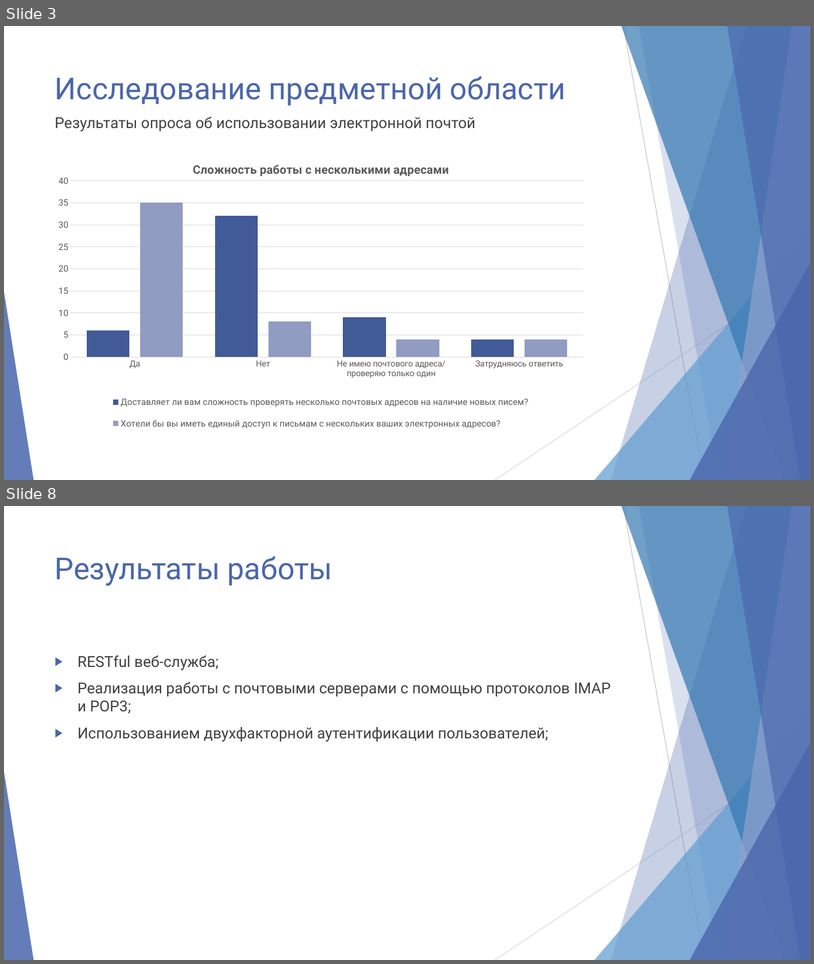
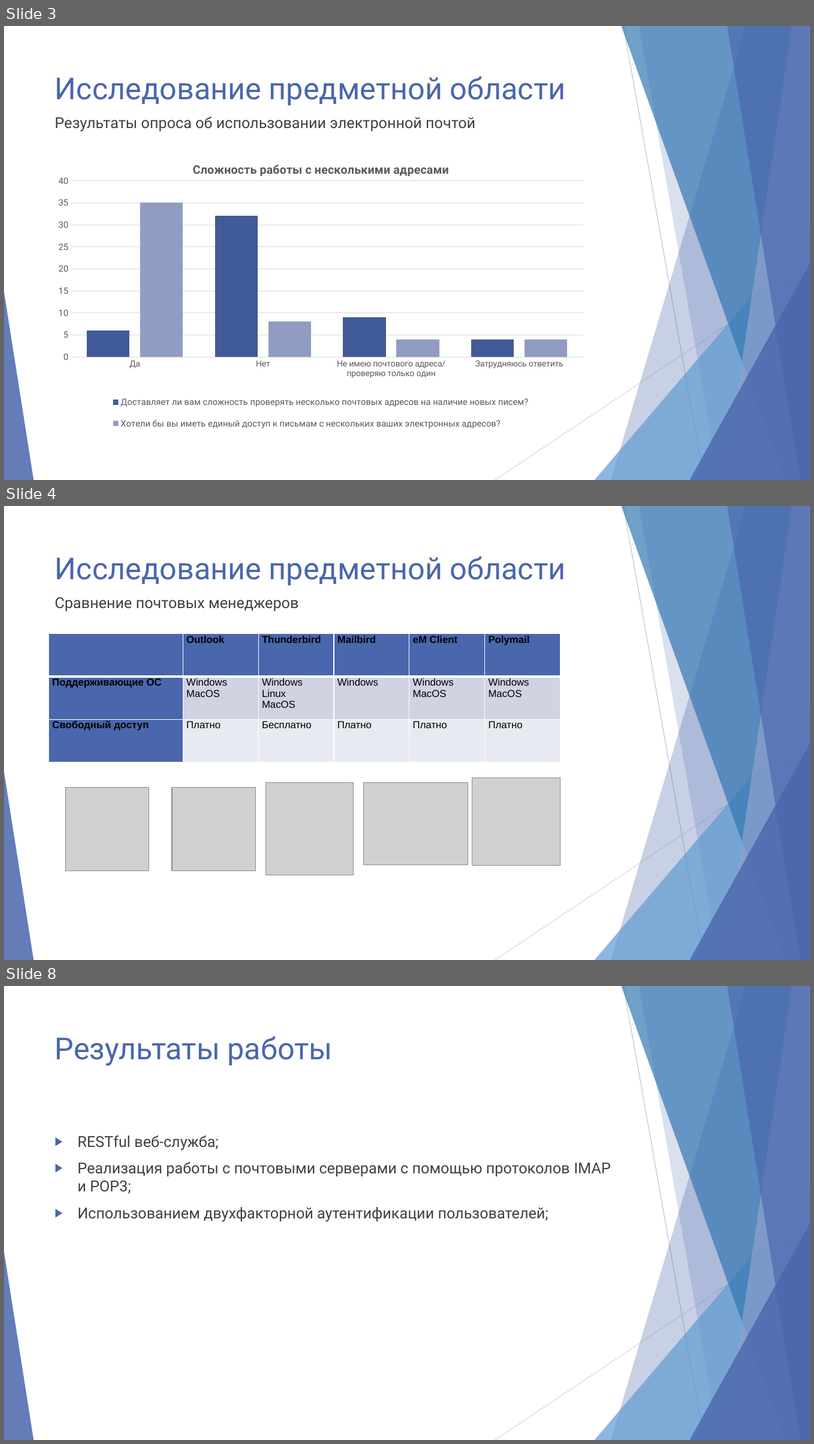
Before and after one commit to mJaJksJ/VCR, a slide deck: Конференция/Презентация.pptx. Shown one above the other, each under a label of ours: slides 3 and 8 before the commit, slides 3, 4 and 8 after it; the slides between them are not shown. The pictures are 814x964 and 814x1444 pixels, drawn with LibreOffice and Linux fonts; fonts in the diff are those of the drawing; grey boxes stand for pictures. Boxes give left, top, right and bottom in pixels: in the first picture for what was removed or moved away, otherwise in the second. Text is boxed around its words. In the diff, an @@ line names an element or a change of style, - is before the commit and + after.

```diff
--- a/Конференция/Презентация.pptx
+++ b/Конференция/Презентация.pptx
@@ slide 4 added at [4, 506, 810, 960], background #FFFFFF; not listed: 10 template elements that a slide beside it also shows @@
@@ title added at [55, 556, 566, 586], 36 pt, text #4A66AC @@
+Исследование предметной области
@@ text added at [55, 597, 299, 611], 18 pt, text #404040 @@
+Сравнение почтовых менеджеров
@@ table added at [49, 634, 561, 762], 3 rows, 6 columns @@
+ | Outlook | Thunderbird | Mailbird | eM Client | Polymail
+Поддерживающие ОС | Windows / MacOS | Windows / Linux / MacOS | Windows | Windows / MacOS | Windows / MacOS
+Свободный доступ | Платно | Бесплатно | Платно | Платно | Платно
@@ picture added at [66, 787, 149, 870] @@
@@ picture added at [172, 787, 255, 871] @@
@@ picture added at [266, 783, 354, 875] @@
@@ picture added at [364, 783, 468, 865] @@
@@ picture added at [473, 778, 561, 866] @@
```
Also in this commit, not shown: 3 slides changed, 1 slide removed.
